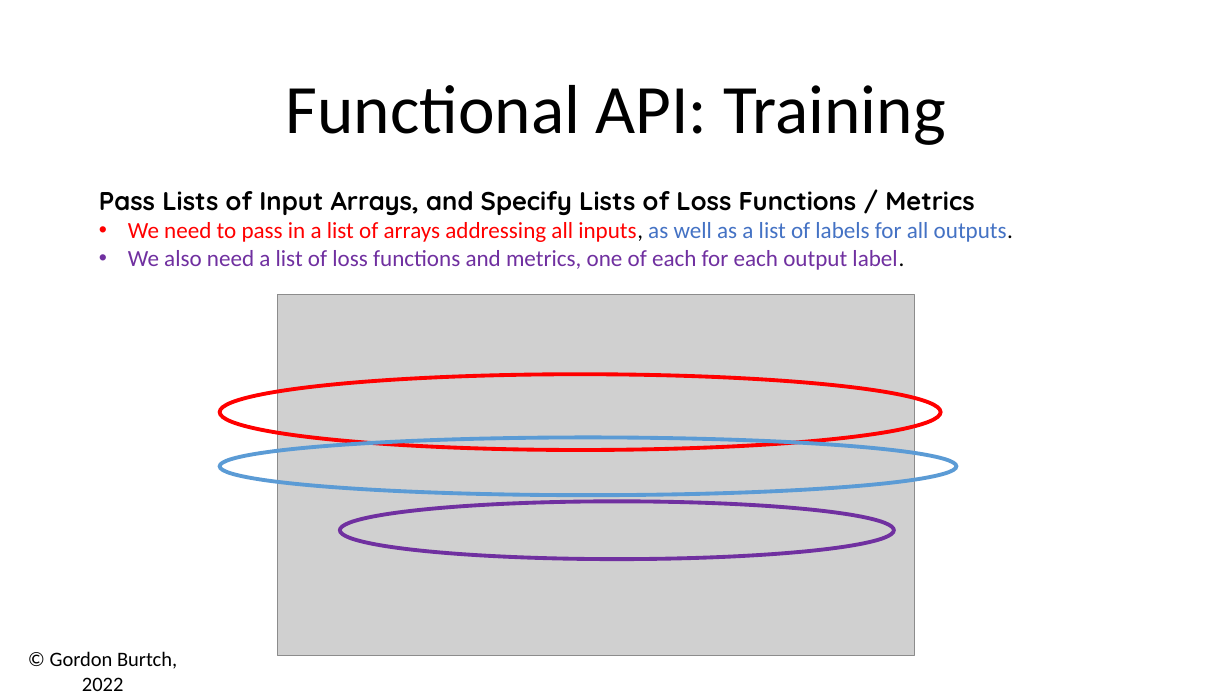
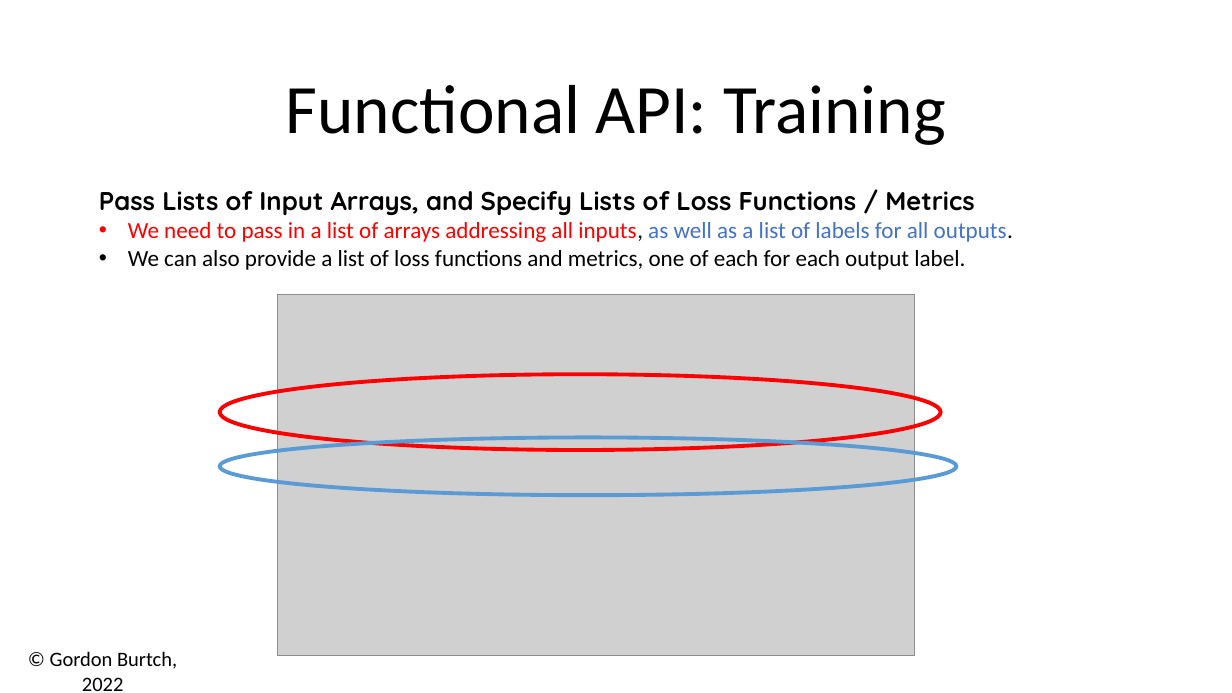
Before and after one commit to ymei9/BA865-2022, a slide deck: slide 10 of Week 5/05 - 1 - FunctionalAPI.pptx. Drawn at 1232x693 pixels with LibreOffice and Linux fonts; fonts in the diff are those of the drawing; grey boxes stand for pictures. Boxes give left, top, right and bottom in pixels: in the first picture for what was removed or moved away, otherwise in the second. Text is boxed around its words. In the diff, an @@ line names an element or a change of style, - is before the commit and + after.

```diff
--- a/Week 5/05 - 1 - FunctionalAPI.pptx
+++ b/Week 5/05 - 1 - FunctionalAPI.pptx
@@ text at [128,250,965,270]: text changed; text colour #7030A0 to #000000 @@
-• We also need a list of loss functions and metrics, one of each for each output label.
+• We can also provide a list of loss functions and metrics, one of each for each output label.
@@ ellipse removed at [340,502,895,560] @@
```
Also in this commit, not shown: 2 other slides changed, 7 other files.
